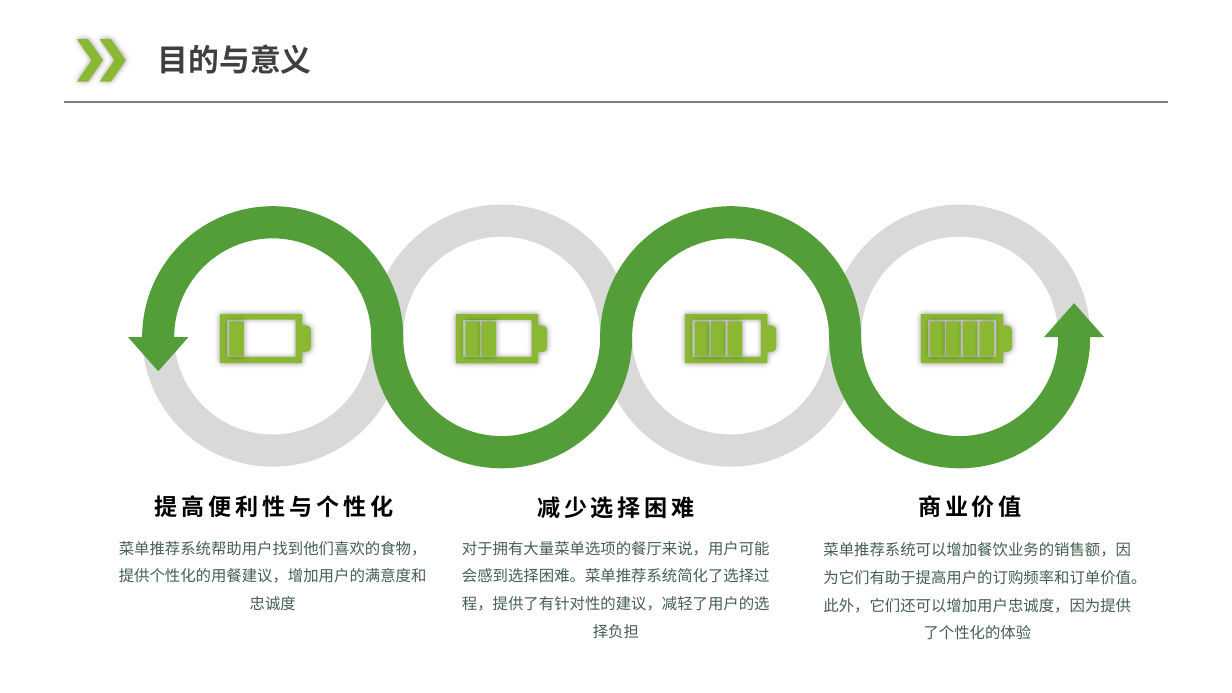
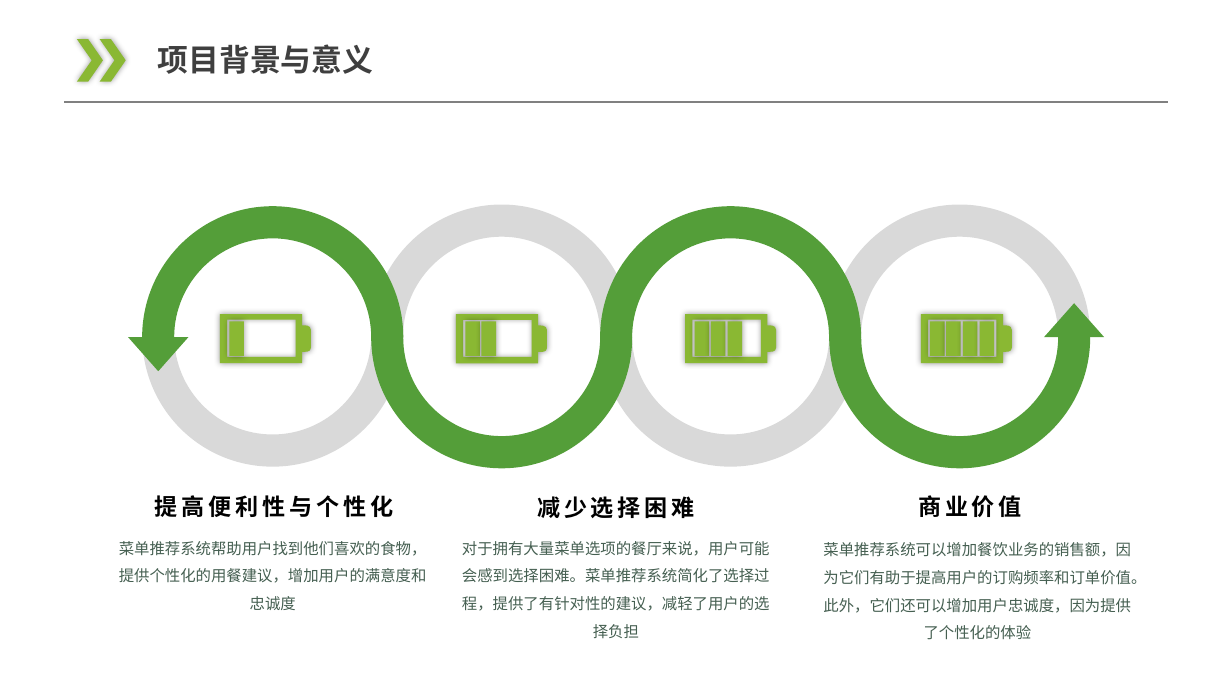
Before and after one commit to JakerHXR/Software-manage, a slide deck: slide 7 of doc/PPT/软件工程项目介绍PPT_2.1.pptx (slide 8 before the commit). Drawn at 1232x693 pixels with LibreOffice and Linux fonts; fonts in the diff are those of the drawing. Boxes give left, top, right and bottom in pixels: in the first picture for what was removed or moved away, otherwise in the second. Text is boxed around its words. In the diff, an @@ line names an element or a change of style, - is before the commit and + after.

```diff
--- a/doc/PPT/软件工程项目介绍PPT_2.1.pptx
+++ b/doc/PPT/软件工程项目介绍PPT_2.1.pptx
@@ text at box(158, 44, 374, 74): text changed @@
-目的与意义
+项目背景与意义
```
Also in this commit, not shown: 7 other slides changed, 1 slide added, 1 other file.
